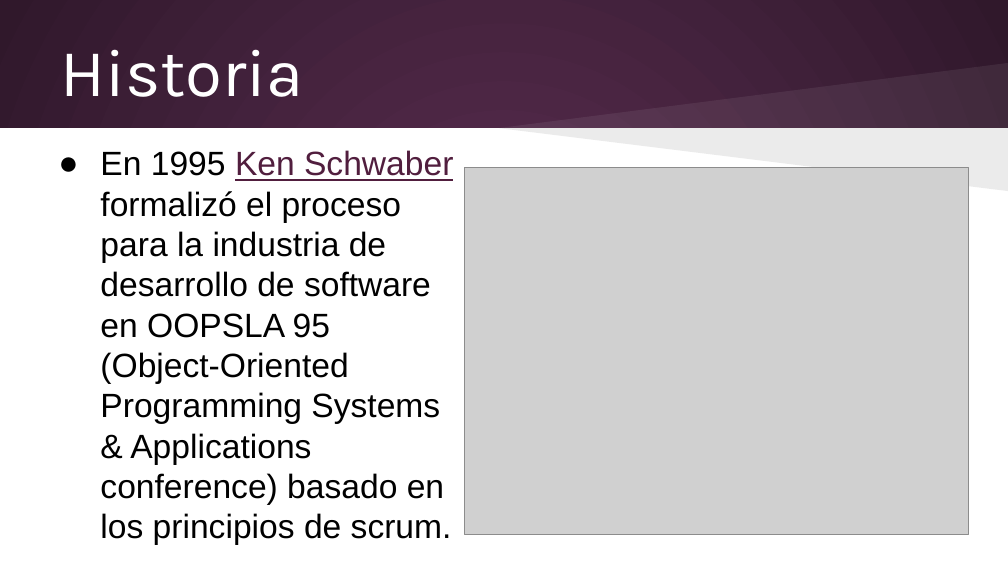
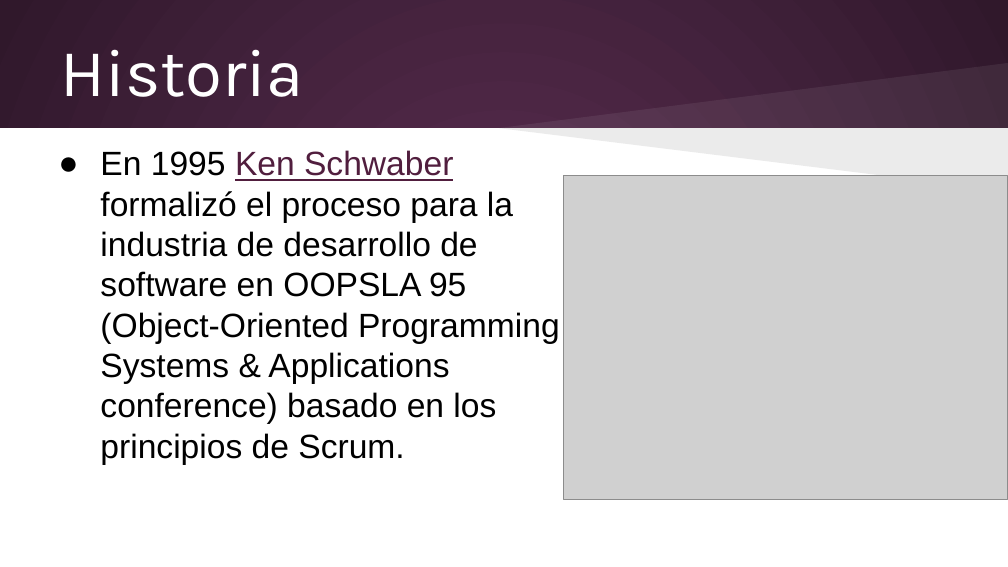
Before and after one commit to elizabethvillalobos/cenfotec-proyecto-1, a slide deck: slide 16 of Entregables/Alvaro/Metodologías de Desarrollo/Presentación viernes 13 de junio.pptx (slide 15 before the commit). Drawn at 1008x567 pixels with LibreOffice and Linux fonts; fonts in the diff are those of the drawing; grey boxes stand for pictures. Boxes give left, top, right and bottom in pixels: in the first picture for what was removed or moved away, otherwise in the second. Text is boxed around its words. In the diff, an @@ line names an element or a change of style, - is before the commit and + after.

```diff
--- a/Entregables/Alvaro/Metodologías de Desarrollo/Presentación viernes 13 de junio.pptx
+++ b/Entregables/Alvaro/Metodologías de Desarrollo/Presentación viernes 13 de junio.pptx
@@ text at (x1=100, y1=150, x2=560, y2=465): text changed @@
-● En 1995 Ken Schwaber formalizó el proceso para la industria de desarrollo de software en OOPSLA 95 (Object-Oriented Programming Systems & Applications conference) basado en los principios de scrum.
+● En 1995 Ken Schwaber formalizó el proceso para la industria de desarrollo de software en OOPSLA 95 (Object-Oriented Programming Systems & Applications conference) basado en los principios de Scrum.
@@ picture resized from (x1=465, y1=167, x2=969, y2=535) to (x1=563, y1=175, x2=1008, y2=499) @@
```
Also in this commit, not shown: 16 other slides changed, 1 slide added, 26 other files.
